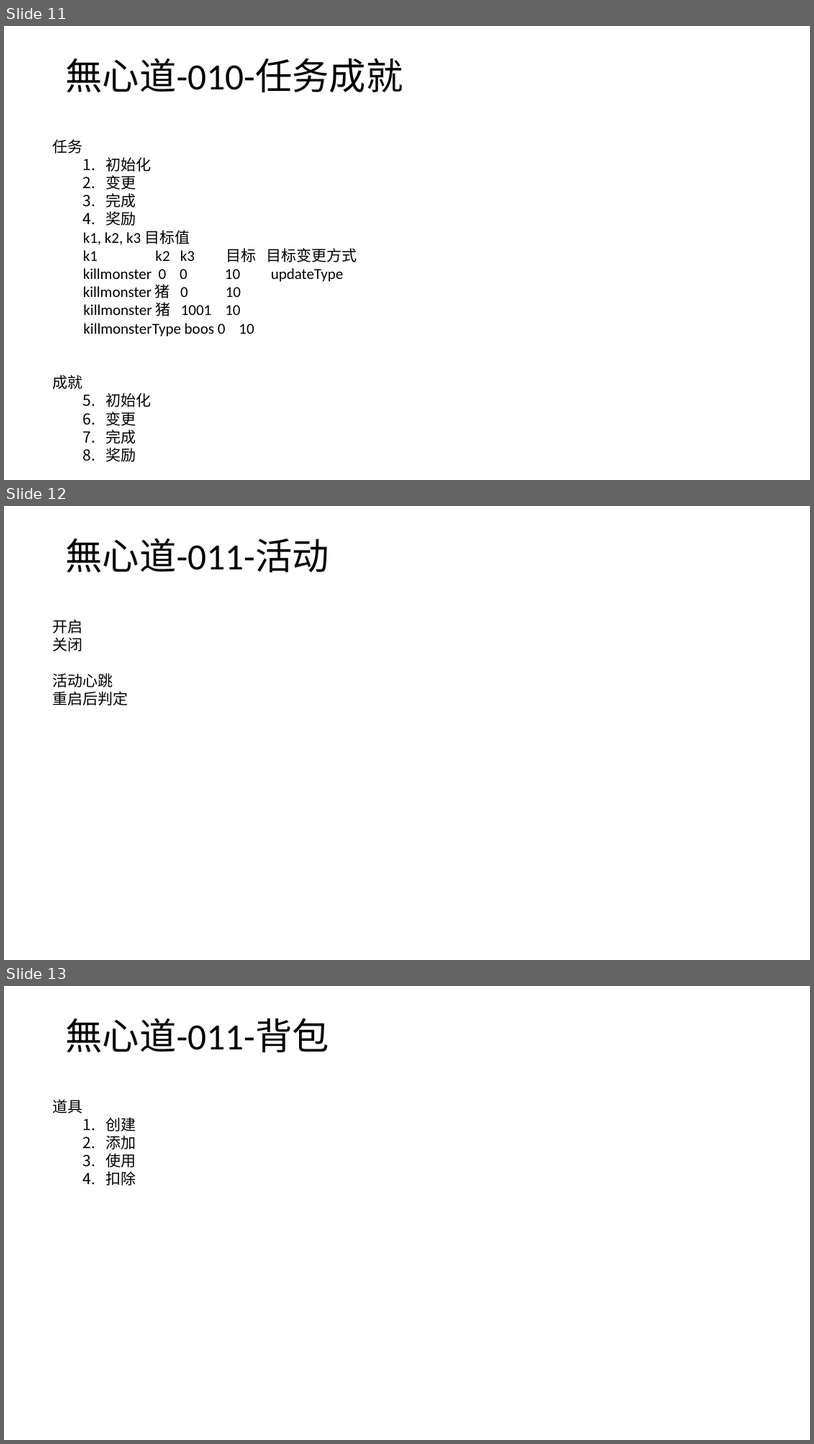
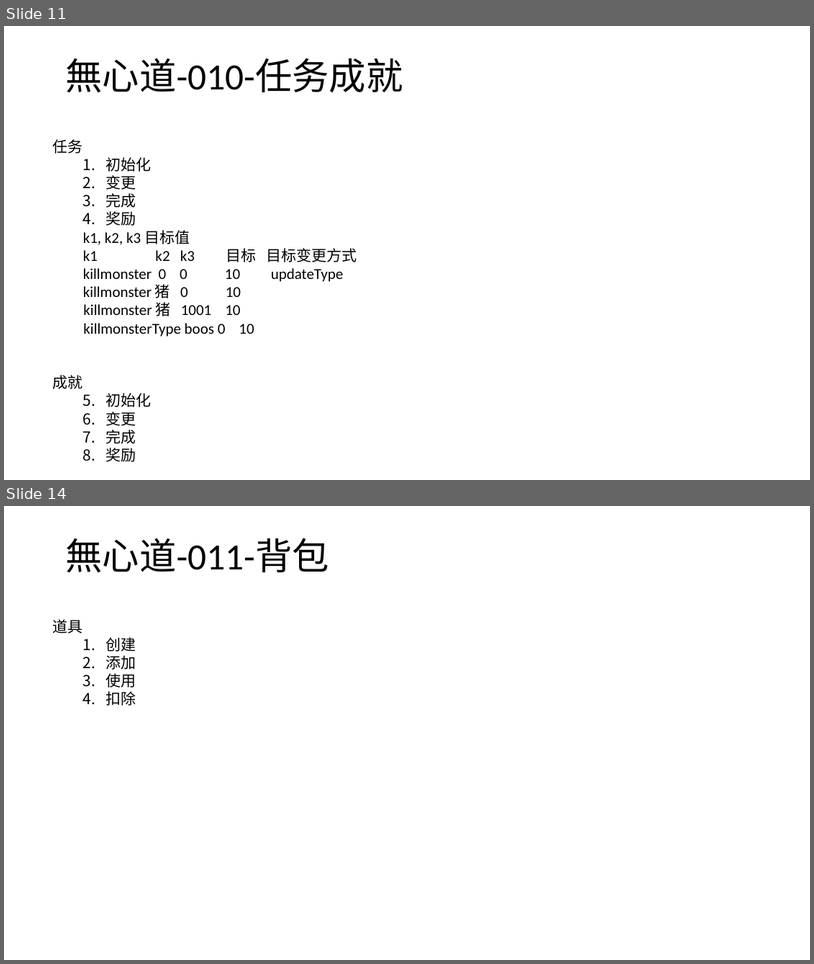
Before and after one commit to wxd-gaming/wxdgaming.boot, a slide deck: 無心道快速开发演示文稿.pptx. Shown one above the other, each under a label of ours: slides 11, 12 and 13 before the commit, slides 11 and 14 after it; the slides between them are not shown. The pictures are 814x1444 and 814x964 pixels, drawn with LibreOffice and Linux fonts; fonts in the diff are those of the drawing. Boxes give left, top, right and bottom in pixels: in the first picture for what was removed or moved away, otherwise in the second. Text is boxed around its words. In the diff, an @@ line names an element or a change of style, - is before the commit and + after.

```diff
--- a/無心道快速开发演示文稿.pptx
+++ b/無心道快速开发演示文稿.pptx
@@ slide 12 removed at <box>4,506,810,960</box>, background #FFFFFF @@
@@ title removed at <box>65,538,329,572</box> @@
-無心道-011-活动
@@ text removed at <box>53,619,129,705</box> @@
-开启
-关闭
-活动心跳
-重启后判定
@@ what was slide 13 is now slide 14 @@
```
Also in this commit, not shown: 2 slides added, 1 other file.
